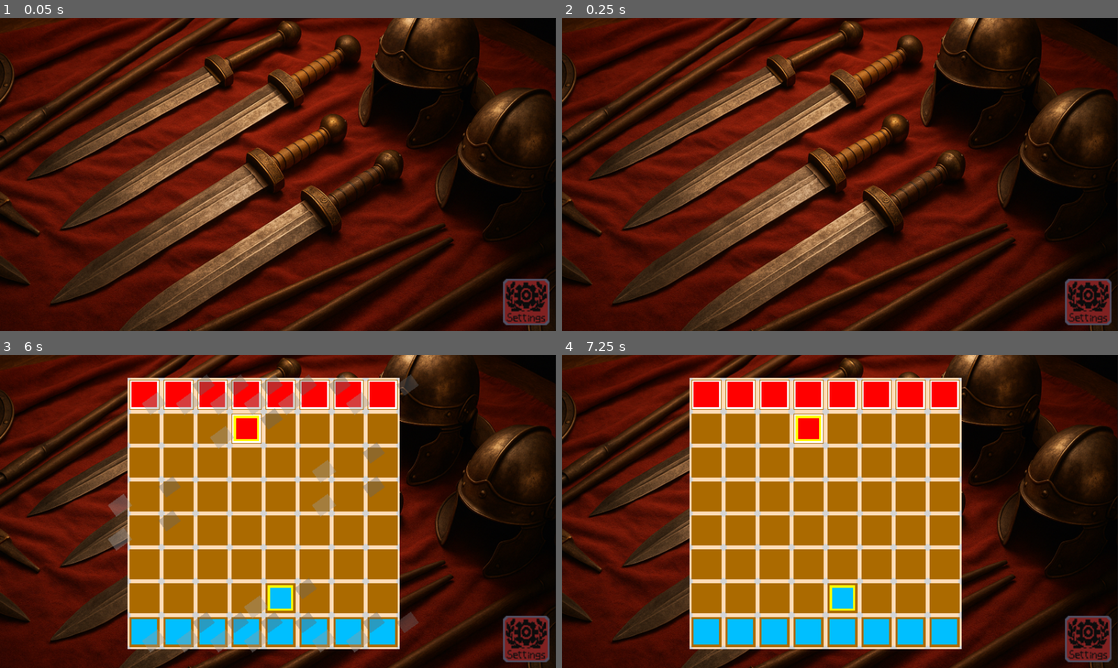
Above: before the commit, frames 1-4 (two rows, left to right).
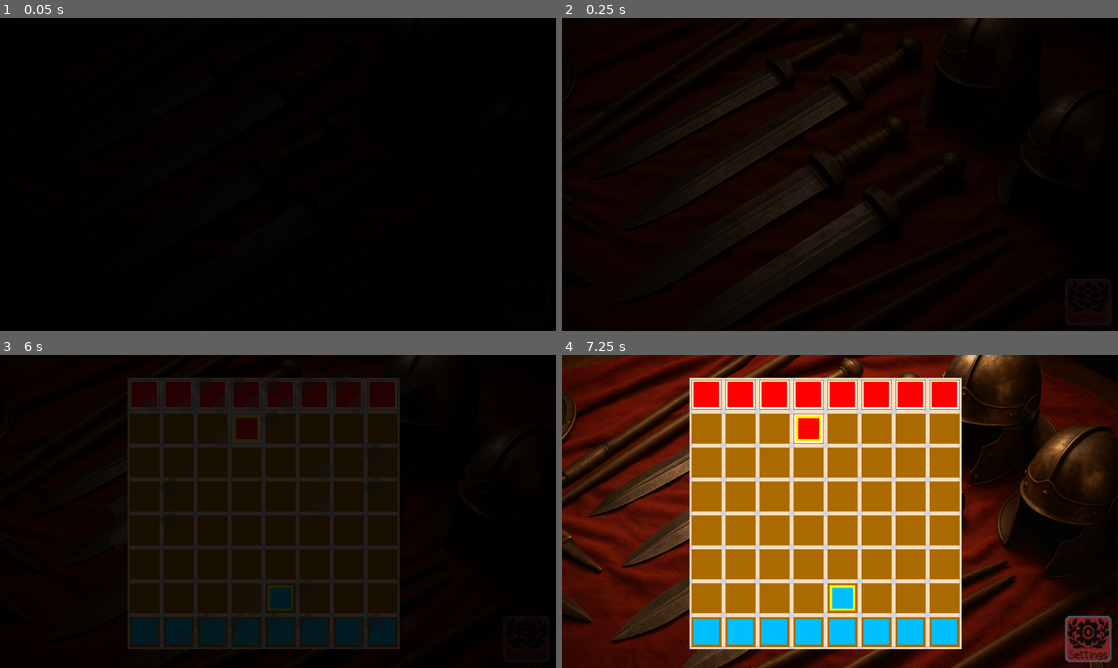
Above: after the commit, the same moments.

Repository: Charckle/ludox
Game: Godot game, scene res://objects/levels/basic/basic_lvl.tscn
Same seed, same stepped clock (60 frames per second), same inputs: the game is played once before the commit and once after it. This scene is started directly instead of the project's main scene.
Inputs (mouse positions are in pixels of both pictures, inside the frame that each line leads up to):
- Up to frame 1 (0.05 s): no input
- Up to frame 2 (0.25 s): no input
- Up to frame 3 (6 s): move the mouse to (400, 495) at 0.52 s; click (400, 495) at 0.67 s; move the mouse to (166, 527) at 1.27 s; click (166, 527) at 1.42 s; tap Enter at 2 s; move the mouse to (333, 442) at 2.02 s; click (333, 442) at 2.17 s; click (528, 639) at 2.75 s; click "AI Difficulty: Easy" at 3.5 s; click "AI Difficulty: Easy" at 4.25 s; click "Undo Move" at 5 s; click "Re-match" at 5.75 s
- Up to frame 4 (7.25 s): move the mouse to (812, 574) at 6.52 s; click (812, 574) at 6.67 s

The runs differ from the first frame. In frame 1, 81% of the frame differs, in the area x 0-100%, y 0-100%; in frame 2, 78%; in frame 3, 85%; in frame 4, nothing differs.
Error in both runs: Invalid access to property or key 'board_size' on a base object of type 'Nil'. (res://objects/city/city.gd:16)

Commit message:
added a label to signifie that the ai is waiting

Diff:
--- a/objects/city/city.gd
+++ b/objects/city/city.gd
@@ -657,14 +657,22 @@
 	save_move_state()
 
 	if not check_win():
-		execute_ai_move()
+		await execute_ai_move()
 	if not multiplayer.multiplayer_peer:
 		self.write_console("NEXT TURN!!!!")
 
 func execute_ai_move():
 	if player_turn != 3 and GlobalSet.settings["game_type"] != Game_types.PVP and multi_play == false:
 		if player_turn != 2:
+			show_ai_thinking(true)
+			await get_tree().process_frame
 			$ai.execute_move(self.player_turn)
+			show_ai_thinking(false)
+
+func show_ai_thinking(visible_: bool):
+	var label = get_node_or_null("../HudLayer/ai_thinking_label")
+	if label:
+		label.visible = visible_
 
 func end_turn_multiplayer():
 	# clear display where can move
--- a/objects/levels/basic/basic_lvl.tscn
+++ b/objects/levels/basic/basic_lvl.tscn
@@ -8,6 +8,7 @@
 [ext_resource type="Texture2D" uid="uid://boelbifa0ro7r" path="res://sprites/images/settings_2.png" id="4_i1ik6"]
 [ext_resource type="PackedScene" uid="uid://barp2eu1vt3yw" path="res://menus/rule_book/rule_book.tscn" id="4_qtxv8"]
 [ext_resource type="Script" uid="uid://bymg35rdwvrc1" path="res://objects/levels/basic/console_pnl.gd" id="7_i1ik6"]
+[ext_resource type="Script" uid="uid://s5p0g6dulsdj" path="res://menus/main_menu/fadein_box.gd" id="9_fadein"]
 
 [node name="BasicLvl" type="Node2D"]
 script = ExtResource("1_74g82")
@@ -185,6 +186,35 @@
 offset_bottom = 448.0
 text = "Close"
 
+[node name="HudLayer" type="CanvasLayer" parent="."]
+layer = 10
+
+[node name="ai_thinking_label" type="Label" parent="HudLayer"]
+visible = false
+anchors_preset = 5
+anchor_left = 0.5
+anchor_right = 0.5
+offset_left = -80.0
+offset_top = 16.0
+offset_right = 80.0
+offset_bottom = 40.0
+grow_horizontal = 2
+text = "AI is thinking..."
+horizontal_alignment = 1
+vertical_alignment = 1
+
+[node name="FadeLayer" type="CanvasLayer" parent="."]
+layer = 100
+
+[node name="fadein_box" type="ColorRect" parent="FadeLayer"]
+anchors_preset = 15
+anchor_right = 1.0
+anchor_bottom = 1.0
+grow_horizontal = 2
+grow_vertical = 2
+color = Color(0, 0, 0, 1)
+script = ExtResource("9_fadein")
+
 [node name="Sprite2D" type="Sprite2D" parent="."]
 z_index = -1
 position = Vector2(0, 26)
Not shown: 1 places in objects/levels/basic/basic_lvl.tscn that only renumber resources
